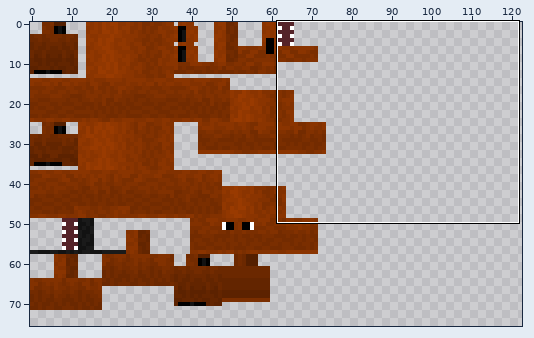
Two versions of one sprite sheet, src/main/resources/assets/prift/textures/entities/direwolf/direwolf_3.png. Above: a wide view before the commit, with the close-up outlined.
Close-up. The starting point:
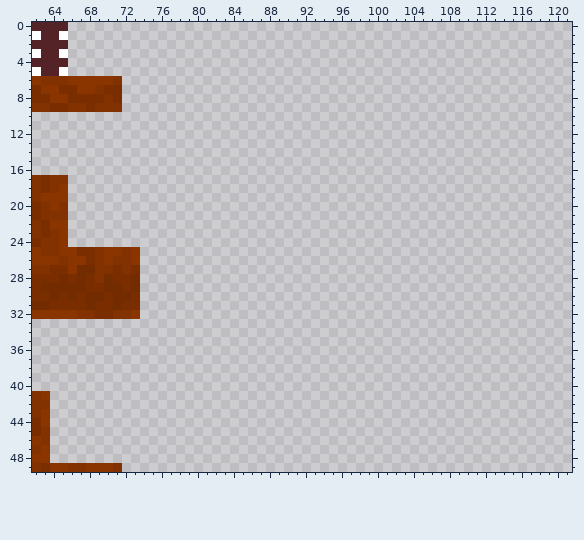
The file is 128x128 pixels. Colours within 5 levels of each other are drawn and written as one. Shown: x 62..121, y 0..49. The wide view leaves out empty margins.
The same view after the edit:
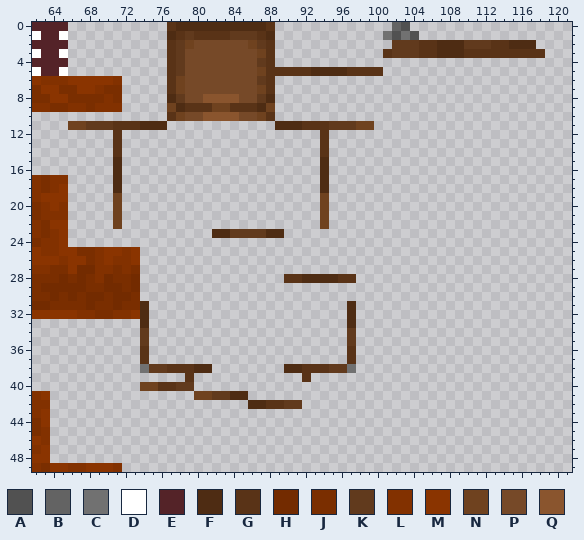
Palette (. is transparent): A #515151  B #636363  C #717171  D #ffffff  E #542328  F #4e2c13  G #593317  H #732b00  J #7a2e00  K #613a1d  L #823100  M #8a3400  N #6f421f  P #764928  Q #8a552e
Diff:
{"y":0,"x":77,"old":"............","new":"GFFFFFFFFFFG"}
{"y":0,"x":102,"old":"..","new":"BA"}
{"y":1,"x":77,"old":"............","new":"FGKGGGGKKKGF"}
{"y":1,"x":101,"old":"....","new":"CACA"}
{"y":2,"x":77,"old":"............","new":"GKNPPPPPPNKG"}
{"y":2,"x":102,"old":"................","new":"KKKGGFFFKKKGGFFF"}
{"y":3,"x":77,"old":"............","new":"GKPPPPPPPPNG"}
{"y":3,"x":101,"old":"..................","new":"GKKKGGFFFGGGGGGGGG"}
{"y":4,"x":77,"old":"............","new":"GKPPPPPPPPKG"}
{"y":5,"x":77,"old":"........................","new":"GKPPPPPPPPNGGGGGFFFFGGGG"}
{"y":6,"x":77,"old":"............","new":"GNPPPPPPPPKG"}
{"y":7,"x":77,"old":"............","new":"GNPPPPPPPPNG"}
{"y":8,"x":77,"old":"............","new":"FKPPQQQQPPKF"}
{"y":9,"x":77,"old":"............","new":"NFGGGNNGGGFN"}
{"y":10,"x":77,"old":"............","new":"GNPPQQQQPPNG"}
{"y":11,"x":66,"old":"...........","new":"NNKKKGGGFFF"}
{"y":11,"x":89,"old":"...........","new":"FFFGGGKKKNN"}
{"y":12,"x":71,"old":".","new":"G"}
{"y":12,"x":94,"old":".","new":"G"}
{"y":13,"x":71,"old":".","new":"G"}
{"y":13,"x":94,"old":".","new":"G"}
{"y":14,"x":71,"old":".","new":"G"}
{"y":14,"x":94,"old":".","new":"G"}
{"y":15,"x":71,"old":".","new":"F"}
{"y":15,"x":94,"old":".","new":"F"}
{"y":16,"x":71,"old":".","new":"F"}
{"y":16,"x":94,"old":".","new":"F"}
{"y":17,"x":71,"old":".","new":"F"}
{"y":17,"x":94,"old":".","new":"F"}
{"y":18,"x":71,"old":".","new":"F"}
{"y":18,"x":94,"old":".","new":"F"}
{"y":19,"x":71,"old":".","new":"N"}
{"y":19,"x":94,"old":".","new":"N"}
{"y":20,"x":71,"old":".","new":"N"}
{"y":20,"x":94,"old":".","new":"N"}
{"y":21,"x":71,"old":".","new":"N"}
{"y":21,"x":94,"old":".","new":"N"}
{"y":22,"x":71,"old":".","new":"N"}
{"y":22,"x":94,"old":".","new":"N"}
{"y":23,"x":82,"old":"........","new":"FFKKKKFF"}
{"y":28,"x":90,"old":"........","new":"GGFFFFGG"}
{"y":31,"x":74,"old":".","new":"F"}
{"y":31,"x":97,"old":".","new":"F"}
{"y":32,"x":74,"old":".","new":"F"}
{"y":32,"x":97,"old":".","new":"F"}
{"y":33,"x":74,"old":".","new":"F"}
{"y":33,"x":97,"old":".","new":"F"}
{"y":34,"x":74,"old":".","new":"K"}
{"y":34,"x":97,"old":".","new":"K"}
{"y":35,"x":74,"old":".","new":"K"}
{"y":35,"x":97,"old":".","new":"K"}
{"y":36,"x":74,"old":".","new":"G"}
{"y":36,"x":97,"old":".","new":"G"}
{"y":37,"x":74,"old":".","new":"G"}
{"y":37,"x":97,"old":".","new":"G"}
{"y":38,"x":74,"old":"........","new":"CKKGGGFF"}
{"y":38,"x":90,"old":"........","new":"FFGGGKKC"}
{"y":39,"x":79,"old":".","new":"G"}
{"y":39,"x":92,"old":".","new":"G"}
{"y":40,"x":74,"old":"......","new":"NNGGKK"}
{"y":41,"x":80,"old":"......","new":"NNKKFF"}
{"y":42,"x":86,"old":"......","new":"FFGGKK"}
{"label":"added","picture_box":[68,22,545,238]}
{"label":"added","picture_box":[140,274,356,409]}
